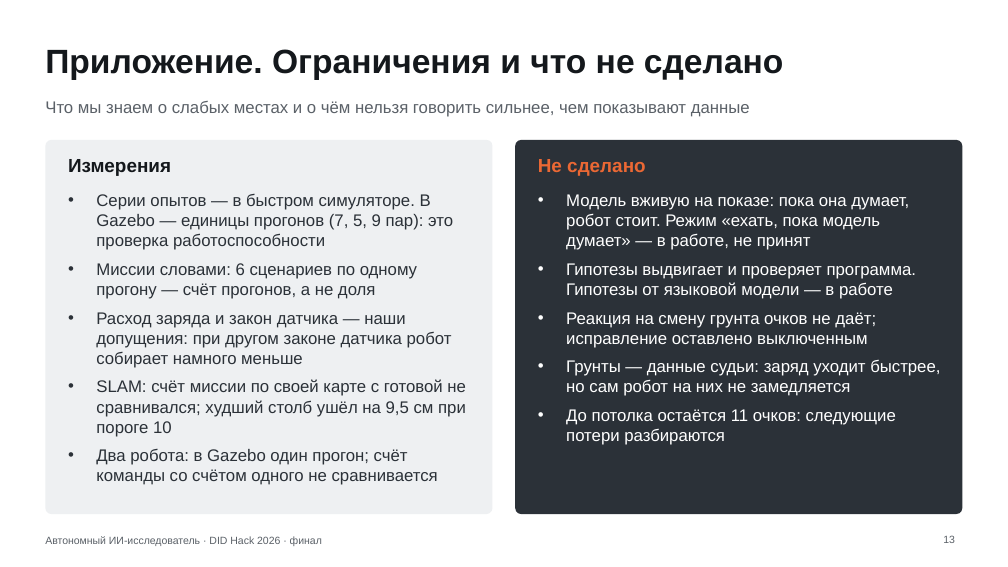
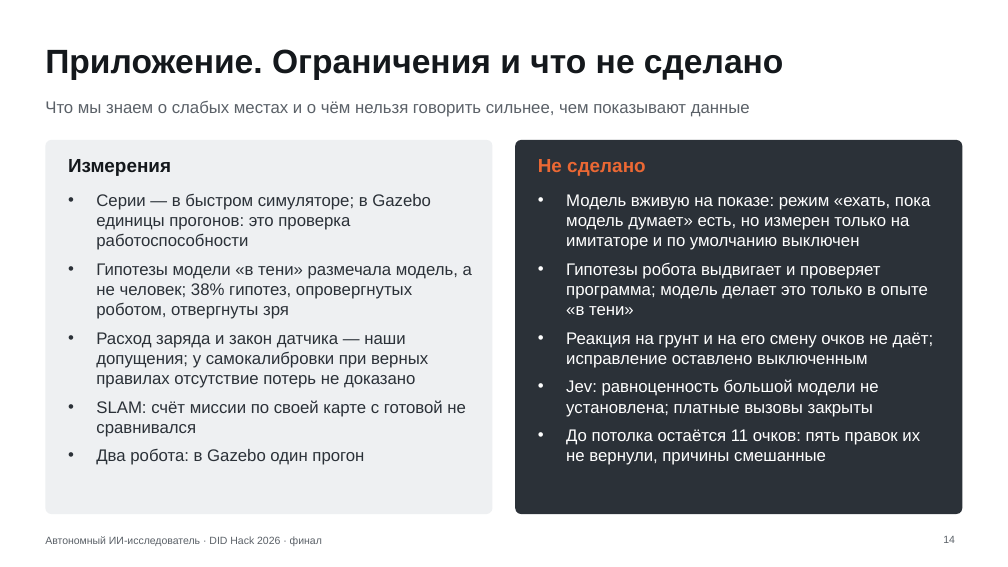
Before and after one commit to Mput13/did-hack, a slide deck: slide 14 of presentation/final.pptx (slide 13 before the commit). Drawn at 1008x567 pixels with LibreOffice and Linux fonts; fonts in the diff are those of the drawing. Boxes give left, top, right and bottom in pixels: in the first picture for what was removed or moved away, otherwise in the second. Text is boxed around its words. In the diff, an @@ line names an element or a change of style, - is before the commit and + after.

```diff
--- a/presentation/final.pptx
+++ b/presentation/final.pptx
@@ text at bbox=[96, 194, 472, 465]: text changed @@
-• Серии опытов — в быстром симуляторе. В Gazebo — единицы прогонов (7, 5, 9 пар): это проверка работоспособности
-• Миссии словами: 6 сценариев по одному прогону — счёт прогонов, а не доля
-• Расход заряда и закон датчика — наши допущения: при другом законе датчика робот собирает намного меньше
-• SLAM: счёт миссии по своей карте с готовой не сравнивался; худший столб ушёл на 9,5 см при пороге 10
-• Два робота: в Gazebo один прогон; счёт команды со счётом одного не сравнивается
+• Серии — в быстром симуляторе; в Gazebo единицы прогонов: это проверка работоспособности
+• Гипотезы модели «в тени» размечала модель, а не человек; 38% гипотез, опровергнутых роботом, отвергнуты зря
+• Расход заряда и закон датчика — наши допущения; у самокалибровки при верных правилах отсутствие потерь не доказано
+• SLAM: счёт миссии по своей карте с готовой не сравнивался
+• Два робота: в Gazebo один прогон
@@ text at bbox=[566, 194, 934, 465]: text changed @@
-• Модель вживую на показе: пока она думает, робот стоит. Режим «ехать, пока модель думает» — в работе, не принят
-• Гипотезы выдвигает и проверяет программа. Гипотезы от языковой модели — в работе
-• Реакция на смену грунта очков не даёт; исправление оставлено выключенным
-• Грунты — данные судьи: заряд уходит быстрее, но сам робот на них не замедляется
-• До потолка остаётся 11 очков: следующие потери разбираются
+• Модель вживую на показе: режим «ехать, пока модель думает» есть, но измерен только на имитаторе и по умолчанию выключен
+• Гипотезы робота выдвигает и проверяет программа; модель делает это только в опыте «в тени»
+• Реакция на грунт и на его смену очков не даёт; исправление оставлено выключенным
+• Jev: равноценность большой модели не установлена; платные вызовы закрыты
+• До потолка остаётся 11 очков: пять правок их не вернули, причины смешанные
@@ page number at bbox=[943, 536, 955, 543]: text changed @@
-13
+14
```
Also in this commit, not shown: 10 other slides changed, 3 slides added, 2 slides removed, 20 other files.
